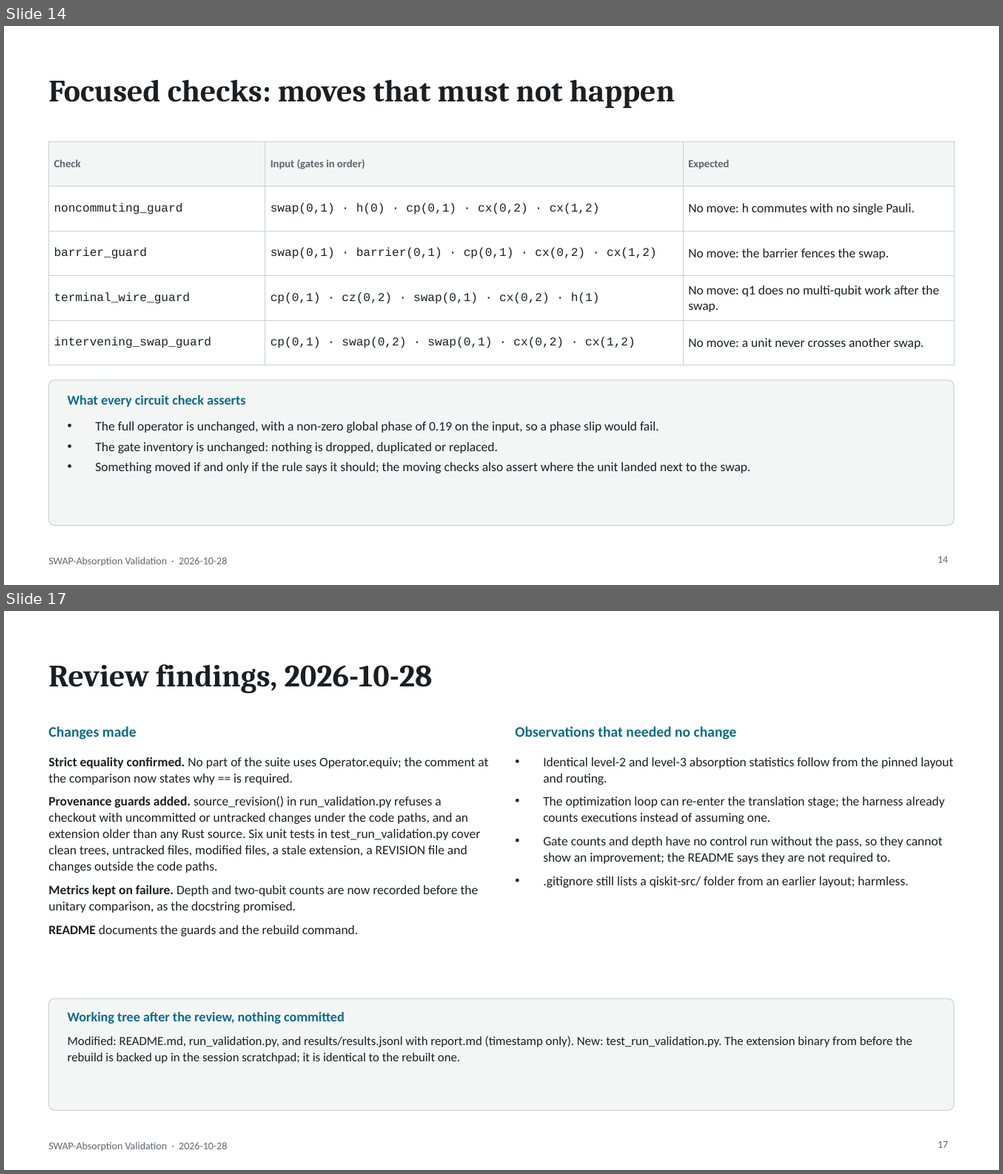
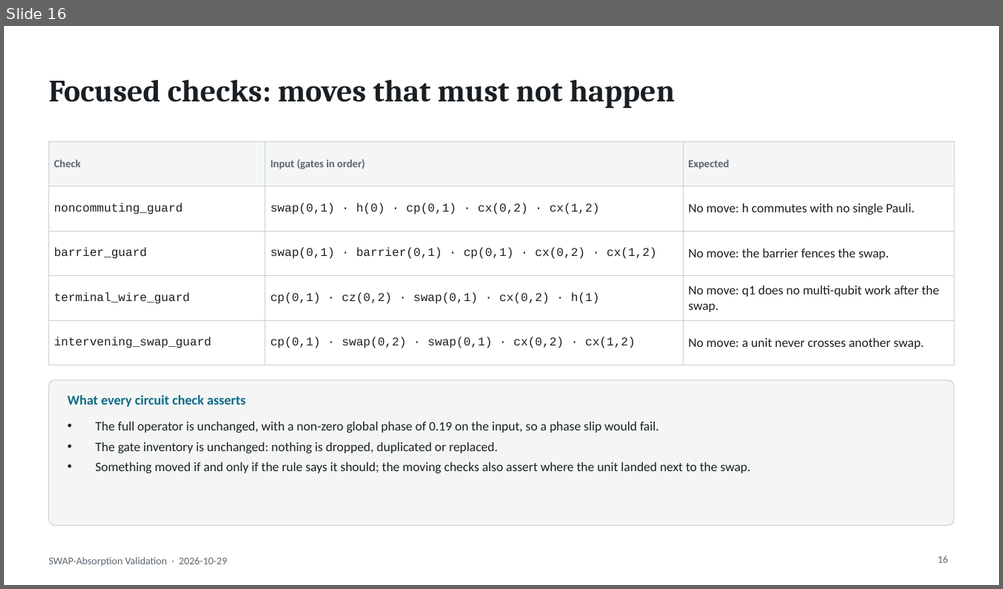
Before and after one commit to AI-native-Systems-Research/qiskit-swap-asbsorption-validation, a slide deck: swap_absorption_validation.pptx. Shown one above the other, each under a label of ours: slides 14 and 17 before the commit, slide 16 after it; the slides between them are not shown. The pictures are 1003x1174 and 1003x589 pixels, drawn with LibreOffice and Linux fonts; fonts in the diff are those of the drawing. Boxes give left, top, right and bottom in pixels: in the first picture for what was removed or moved away, otherwise in the second. Text is boxed around its words. In the diff, an @@ line names an element or a change of style, - is before the commit and + after.

Commit message:
Fixes in the report

```diff
--- a/swap_absorption_validation.pptx
+++ b/swap_absorption_validation.pptx
@@ slide 17 removed at bbox=[4, 611, 999, 1170], background #FFFFFF; not listed: 1 template element that a slide beside it also shows @@
@@ title removed at bbox=[48, 664, 432, 694] @@
-Review findings, 2026-10-28
@@ text removed at bbox=[48, 726, 136, 740] @@
-Changes made
@@ text removed at bbox=[515, 726, 737, 740] @@
-Observations that needed no change
@@ text removed at bbox=[48, 757, 488, 937] @@
-• Strict equality confirmed. No part of the suite uses Operator.equiv; the comment at the comparison now states why == is required.
-• Provenance guards added. source_revision() in run_validation.py refuses a checkout with uncommitted or untracked changes under the code paths, and an extension older than any Rust source. Six unit tests in test_run_validation.py cover clean trees, untracked files, modified files, a stale extension, a REVISION file and changes outside the code paths.
-• Metrics kept on failure. Depth and two-qubit counts are now recorded before the unitary comparison, as the docstring promised.
-• README documents the guards and the rebuild command.
@@ text removed at bbox=[543, 758, 953, 888] @@
-• Identical level-2 and level-3 absorption statistics follow from the pinned layout and routing.
-• The optimization loop can re-enter the translation stage; the harness already counts executions instead of assuming one.
-• Gate counts and depth have no control run without the pass, so they cannot show an improvement; the README says they are not required to.
-• .gitignore still lists a qiskit-src/ folder from an earlier layout; harmless.
@@ rounded rectangle removed at bbox=[48, 999, 954, 1111] @@
@@ text removed at bbox=[68, 1012, 344, 1024] @@
-Working tree after the review, nothing committed
@@ text removed at bbox=[68, 1037, 912, 1064] @@
-Modified: README.md, run_validation.py, and results/results.jsonl with report.md (timestamp only). New: test_run_validation.py. The extension binary from before the rebuild is backed up in the session scratchpad; it is identical to the rebuilt one.
@@ page number removed at bbox=[937, 1142, 948, 1148] @@
-17
@@ what was slide 14 is now slide 16 @@
@@ slide 16 changed as well @@
@@ text at bbox=[48, 557, 227, 566]: text changed @@
-SWAP-Absorption Validation · 2026-10-28
+SWAP-Absorption Validation · 2026-10-29
@@ page number at bbox=[937, 556, 948, 563]: text changed @@
-14
+16
```
Also in this commit, not shown: 16 other slides changed, 3 slides added, 5 other files.
